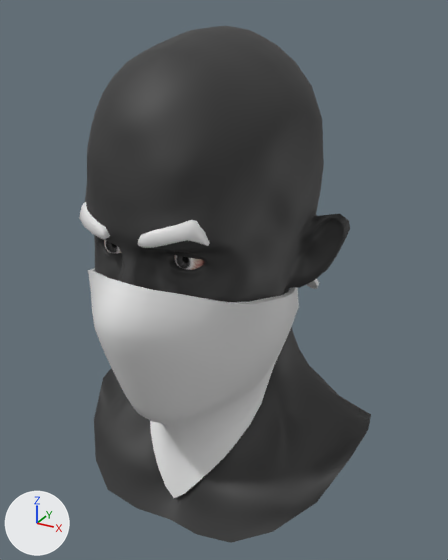
The Blender file Heads/Bandits/Human/Males/Thin/Type1/Head_Bandit_Human_Male_Thin_Type1.1.blend: old version first, new version second.
Both versions are drawn from a 50 mm lens placed at (0.207, -0.377, 1.895), pointed at (0.009, -0.016, 1.715). The lights are fixed; the arrows at lower left show +X, +Y and +Z. The older version comes first. The same objects are shown in both versions, whatever each file hides.

Objects in the first picture: 'Head_Bandit_Human_ThinType1.1'.
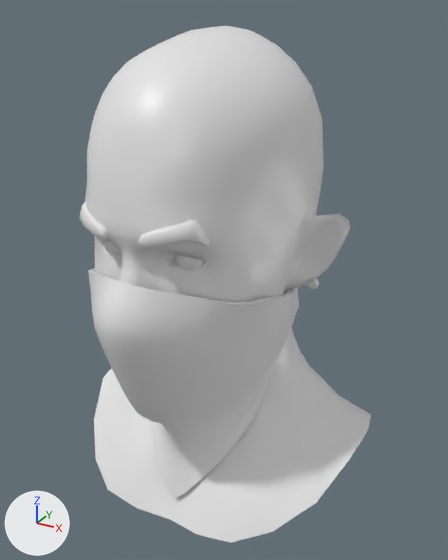
Changed parts and their boxes [x1, y1, x2, y2] in the pictures (448 x 560 px):
'Head_Bandit_Human_ThinType1.1', surface changed, recoloured (black to white): [83, 26, 371, 543] in both
part 1 of me_head_bandit_human_thintype1_1, recoloured (black to white): [85, 26, 371, 543] in both

Patch to the scene script:
```diff
--- a/Heads/Bandits/Human/Males/Thin/Type1/Head_Bandit_Human_Male_Thin_Type1.1.blend.py
+++ b/Heads/Bandits/Human/Males/Thin/Type1/Head_Bandit_Human_Male_Thin_Type1.1.blend.py
@@ mat_material_head_human_teeth_eyes @@
 n0 = _N.new('ShaderNodeBsdfPrincipled'); n0.name = 'Principled BSDF'
-n0.inputs[2].default_value = 1.0  # 'Roughness'
+n0.inputs[2].default_value = 0.4  # 'Roughness'
 n1 = _N.new('ShaderNodeOutputMaterial'); n1.name = 'Material Output'
-n2 = _N.new('ShaderNodeTexImage'); n2.name = 'Image Texture'
-n2.image = img_texture_head_human_teeth_eyes_cmap__png
-n3 = _N.new('ShaderNodeTexImage'); n3.name = 'Image Texture.001'
-n3.image = img_texture_head_human_teeth_eyes_nmap_png
-n4 = _N.new('ShaderNodeNormalMap'); n4.name = 'Normal Map'
 _L.new(n0.outputs[0], n1.inputs[0])  # 'BSDF' to 'Surface'
-_L.new(n2.outputs[0], n0.inputs[0])  # 'Color' to 'Base Color'
-_L.new(n3.outputs[0], n4.inputs[1])  # 'Color' to 'Color'
-_L.new(n4.outputs[0], n0.inputs[5])  # 'Normal' to 'Normal'
-_L.new(n2.outputs[1], n0.inputs[4])  # 'Alpha' to 'Alpha'
@@ mat_material_head_human_teeth_eyes_001 @@
 n0 = _N.new('ShaderNodeBsdfPrincipled'); n0.name = 'Principled BSDF'
-n0.inputs[2].default_value = 1.0  # 'Roughness'
+n0.inputs[2].default_value = 0.4  # 'Roughness'
 n1 = _N.new('ShaderNodeOutputMaterial'); n1.name = 'Material Output'
-n2 = _N.new('ShaderNodeTexImage'); n2.name = 'Image Texture'
-n2.image = img_texture_head_human_teeth_eyes_cmap__png
-n3 = _N.new('ShaderNodeTexImage'); n3.name = 'Image Texture.001'
-n3.image = img_texture_head_human_teeth_eyes_nmap_png
-n4 = _N.new('ShaderNodeNormalMap'); n4.name = 'Normal Map'
 _L.new(n0.outputs[0], n1.inputs[0])  # 'BSDF' to 'Surface'
-_L.new(n2.outputs[0], n0.inputs[0])  # 'Color' to 'Base Color'
-_L.new(n3.outputs[0], n4.inputs[1])  # 'Color' to 'Color'
-_L.new(n4.outputs[0], n0.inputs[5])  # 'Normal' to 'Normal'
-_L.new(n2.outputs[1], n0.inputs[4])  # 'Alpha' to 'Alpha'
@@ mat_material_head_bandit_human_male_thin_type1_1 @@
+mat_material_head_bandit_human_male_thin_type1_1 = principled_material('Material_Head_Bandit_Human_Male_Thin_Type1.1')
+mat_material_head_bandit_human_male_thin_type1_1.base_color = (0.8, 0.8, 0.8)  # white #e7e7e7
+mat_material_head_bandit_human_male_thin_type1_1.roughness = 0.4
@@ me_head_bandit_human_thintype1_1 @@
 me_head_bandit_human_thintype1_1.from_pydata(...)  # 2447 vertices, 2393 faces; spans x -0.117..0.117, y -0.137..0.094, z 1.542..1.885
+# me_head_bandit_human_thintype1_1 part 1: all 1205 faces that had it switch from mat_material_head_bandit_human_thintype1_1 to mat_material_head_bandit_human_male_thin_type1_1 (white #e7e7e7)
 me_head_bandit_human_thintype1_1.materials.append(mat_material_head_human_teeth_eyes)
```
